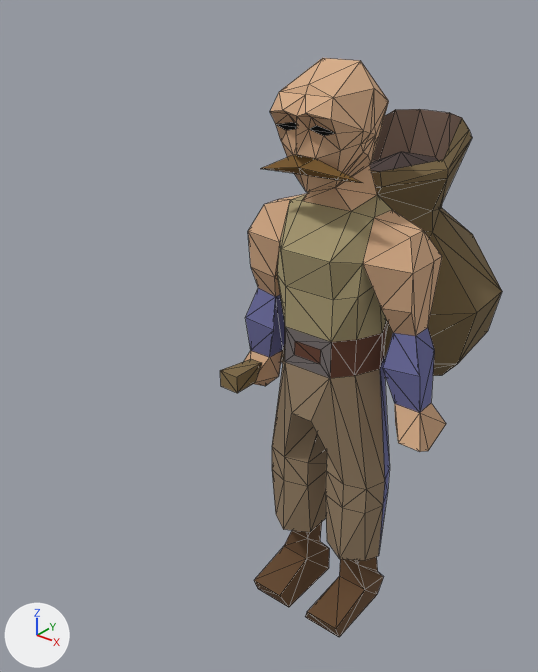
Two versions of the glTF model public/models/lost-property.gltf, one commit apart.
One viewpoint serves both versions: a 50 mm camera at (96.1, -149.4, 170.7) aimed at (-16.9, -8.2, 83.2). Lighting does not change. The marker at lower left points along +X, +Y and +Z. The first picture is the older version. Mesh edges are drawn as thin lines. Vertices at exactly the same position are counted once.
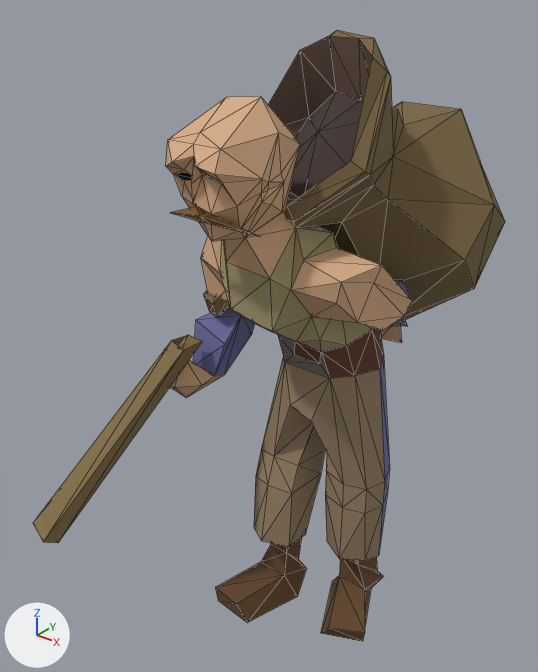
The newer file adds a shape key; the second version is drawn at full value of the shape key 'target_0' of 'Mesh_0', and the change is written as the vertex moves it makes.

What differs and where, as boxes [x1, y1, x2, y2] in the pictures (538 x 672 px; the box of a moved part takes in the faces that stretch with it):
'Mesh_0', reshaped (67% wider): before [220, 58, 502, 637]; after [33, 30, 505, 642]
part 1 of me_mesh_0, moved or reshaped: before [220, 359, 262, 393]; after [203, 290, 228, 316]
part 2 of me_mesh_0, moved or reshaped (mostly hidden before): before [281, 344, 285, 363]; after [33, 335, 202, 543]
part 3 of me_mesh_0, moved or reshaped: before [244, 58, 502, 637]; after [164, 30, 505, 642]

What the commit changed:
me_mesh_0 is used by ob_mesh_0; location (0.0, 0.0, 0.0).
me_mesh_0 had 342 vertices, 642 faces and spanned x -30.0..30.0, y -21.0..65.0, z 0.0..154.0.
me_mesh_0 now has 342 vertices, 642 faces and spans x -46.0..30.0, y -71.0..48.0, z 0.0..160.0.
me_mesh_0 part 1: the loose piece of 8 vertices spanning x -27.0..-21.0, y -17.0..-5.0, z 67.0..73.0 is multiplied about its middle by the matrix ((0.941, -0.268, 0.024), (-0.187, -0.591, 0.757), (-0.193, -0.733, -0.62)), then moved by (0.0, -8.0, 27.0).
me_mesh_0 part 2: the loose piece of 8 vertices spanning x -28.0..-20.0, y 3.0..65.0, z 64.0..72.0 is multiplied about its middle by the matrix ((0.968, -0.243, -0.065), (-0.102, -0.615, 0.782), (-0.23, -0.75, -0.62)), then moved by (-10.0, -82.0, -3.0).
me_mesh_0 part 3: 275 of 342 vertices moved; they spanned x -30.0..30.0, y -21.0..58.0, z 0.0..154.0 and now span x -35.0..30.0, y -50.0..48.0, z 0.0..160.0; mean shift (-2.0, -18.0, 5.0); largest move (5.0, 47.0, 135.0) -> (6.0, -2.0, 158.0).
